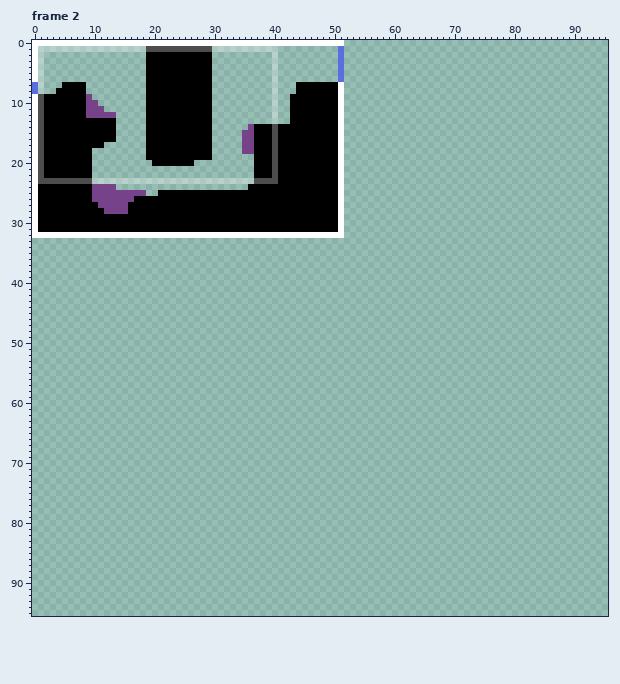
File history of a pixel-art file, graphics/source/levels.aseprite. The first picture shows the starting point.
96x96 pixels, 40 frames. Shown: frame 2. The commit also changed other frames, which this record leaves out.
New version:
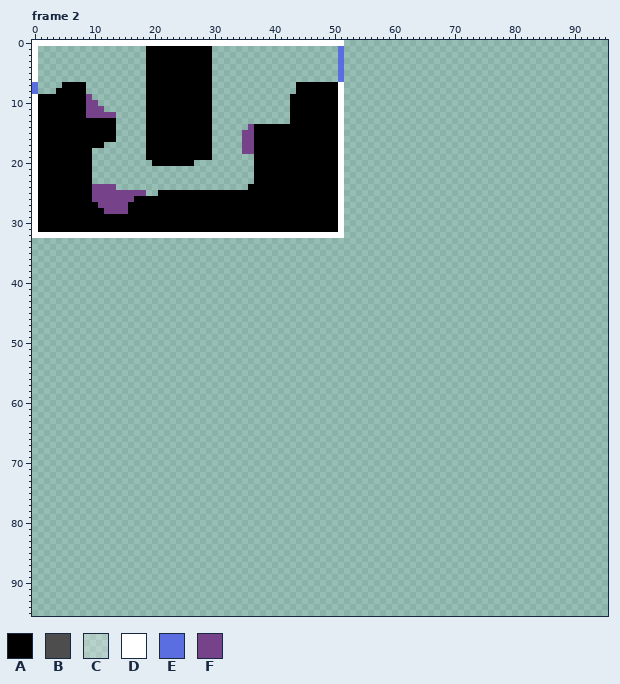
Palette (. is transparent): A #000000  B #4d4d4d  C #ffffff4d  D #ffffff  E #5b6ee1  F #76428a
Edits made:
layer "Screen" now hidden
Changed rows in their new state; - is an unchanged pixel.
Frame 2:
first column x 1:
 1 ..................AAAAAAAAAAA...........
 2 .--------------------------------------.
 3 .--------------------------------------.
 4 .--------------------------------------.
 5 .--------------------------------------.
 6 .--------------------------------------.
 7 .--------------------------------------.
 8 .--------------------------------------.
 9 A--------------------------------------.
10 A--------------------------------------.
11 A--------------------------------------.
12 A--------------------------------------.
13 A--------------------------------------.
14 A--------------------------------------A
15 A--------------------------------------A
16 A--------------------------------------A
17 A--------------------------------------A
18 A--------------------------------------A
19 A--------------------------------------A
20 A--------------------------------------A
21 A--------------------------------------A
22 A--------------------------------------A
23 AAAAAAAAA...........................AAAA
Changed places in both pictures, as pixel boxes (x1, y1, x2, y2):
changed: (38, 46, 278, 184)
